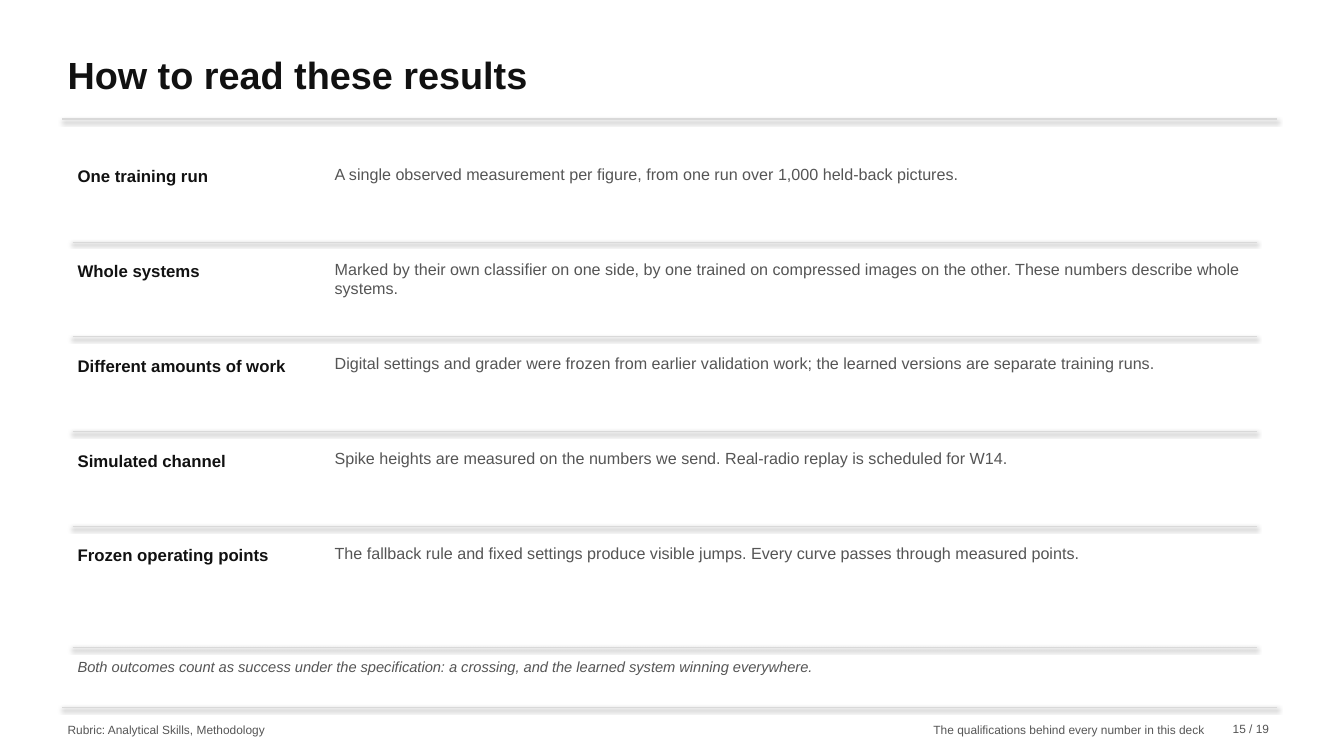
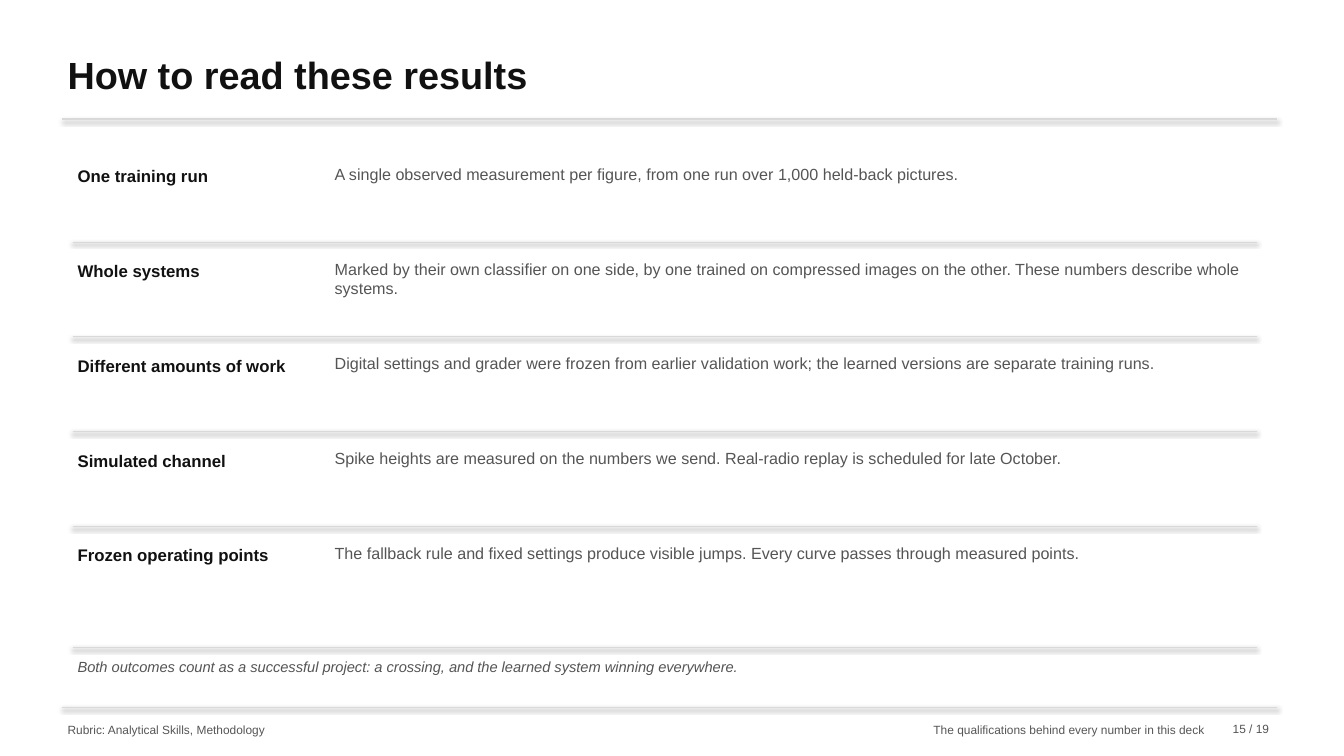
Before and after one commit to nxck2005/capstone, a slide deck: slide 15 of deliverables/review-2/semantic-communication-second-review.pptx. Drawn at 1344x756 pixels with LibreOffice and Linux fonts; fonts in the diff are those of the drawing. Boxes give left, top, right and bottom in pixels: in the first picture for what was removed or moved away, otherwise in the second. Text is boxed around its words. In the diff, an @@ line names an element or a change of style, - is before the commit and + after.

```diff
--- a/deliverables/review-2/semantic-communication-second-review.pptx
+++ b/deliverables/review-2/semantic-communication-second-review.pptx
@@ text at (335,452,1061,468): text changed @@
-Spike heights are measured on the numbers we send. Real-radio replay is scheduled for W14.
+Spike heights are measured on the numbers we send. Real-radio replay is scheduled for late October.
@@ text at (78,661,738,675): text changed @@
-Both outcomes count as success under the specification: a crossing, and the learned system winning everywhere.
+Both outcomes count as a successful project: a crossing, and the learned system winning everywhere.
```
Also in this commit, not shown: 5 other slides changed, 12 other files.
